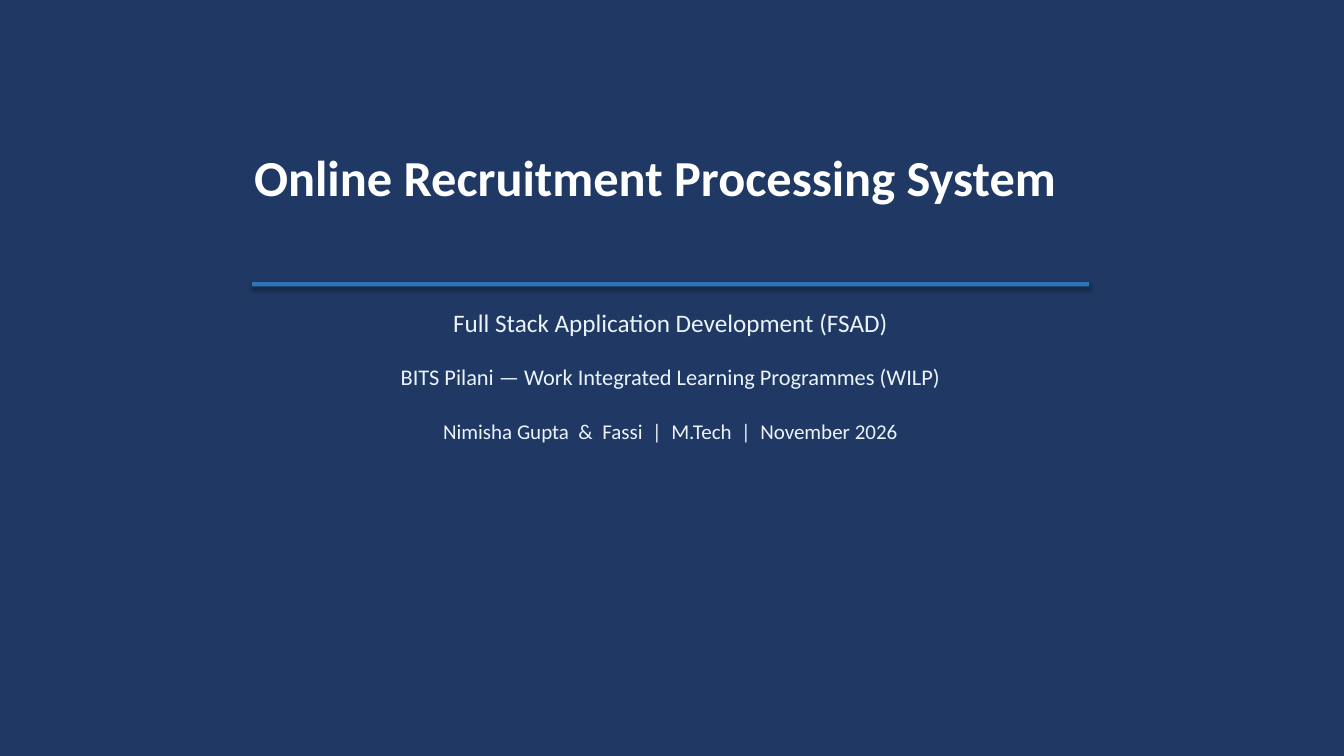
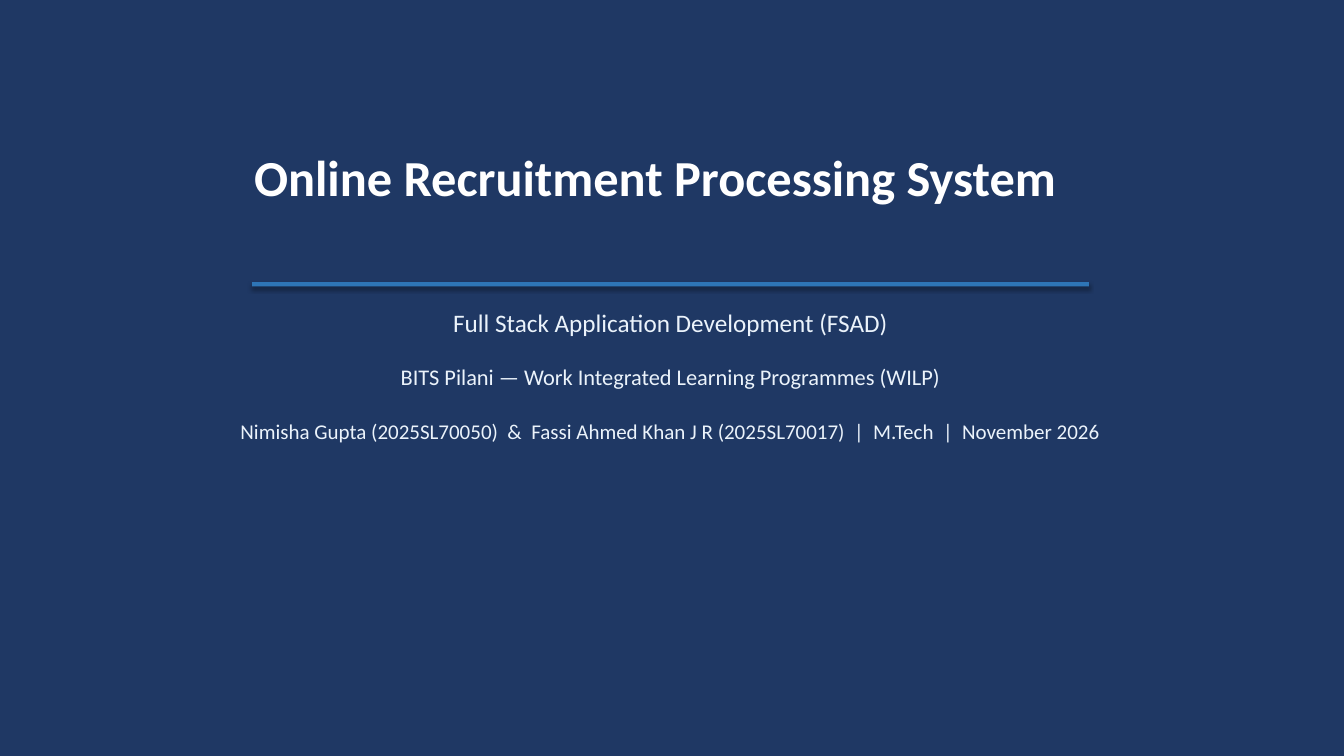
Before and after one commit to Nimisha-Gupta01/recruitment-processing-system, a slide deck: slide 1 of docs/Artifact6_Presentation.pptx. Drawn at 1344x756 pixels with LibreOffice and Linux fonts; fonts in the diff are those of the drawing. Boxes give left, top, right and bottom in pixels: in the first picture for what was removed or moved away, otherwise in the second. Text is boxed around its words. In the diff, an @@ line names an element or a change of style, - is before the commit and + after.

Commit message:
docs(artifacts): update team names with IDs — Nimisha Gupta (2025SL70050) & Fassi Ahmed Khan J R (2025SL70017)

```diff
--- a/docs/Artifact6_Presentation.pptx
+++ b/docs/Artifact6_Presentation.pptx
@@ text at [240, 424, 1100, 443]: text changed @@
-Nimisha Gupta & Fassi | M.Tech | November 2026
+Nimisha Gupta (2025SL70050) & Fassi Ahmed Khan J R (2025SL70017) | M.Tech | November 2026
```
Also in this commit, not shown: 1 other slide changed, 7 other files.
